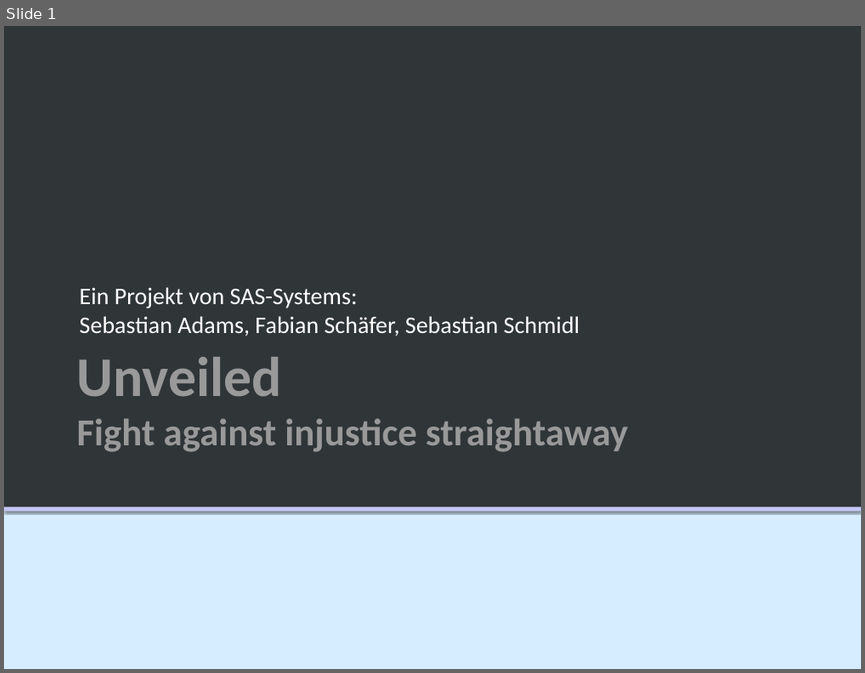
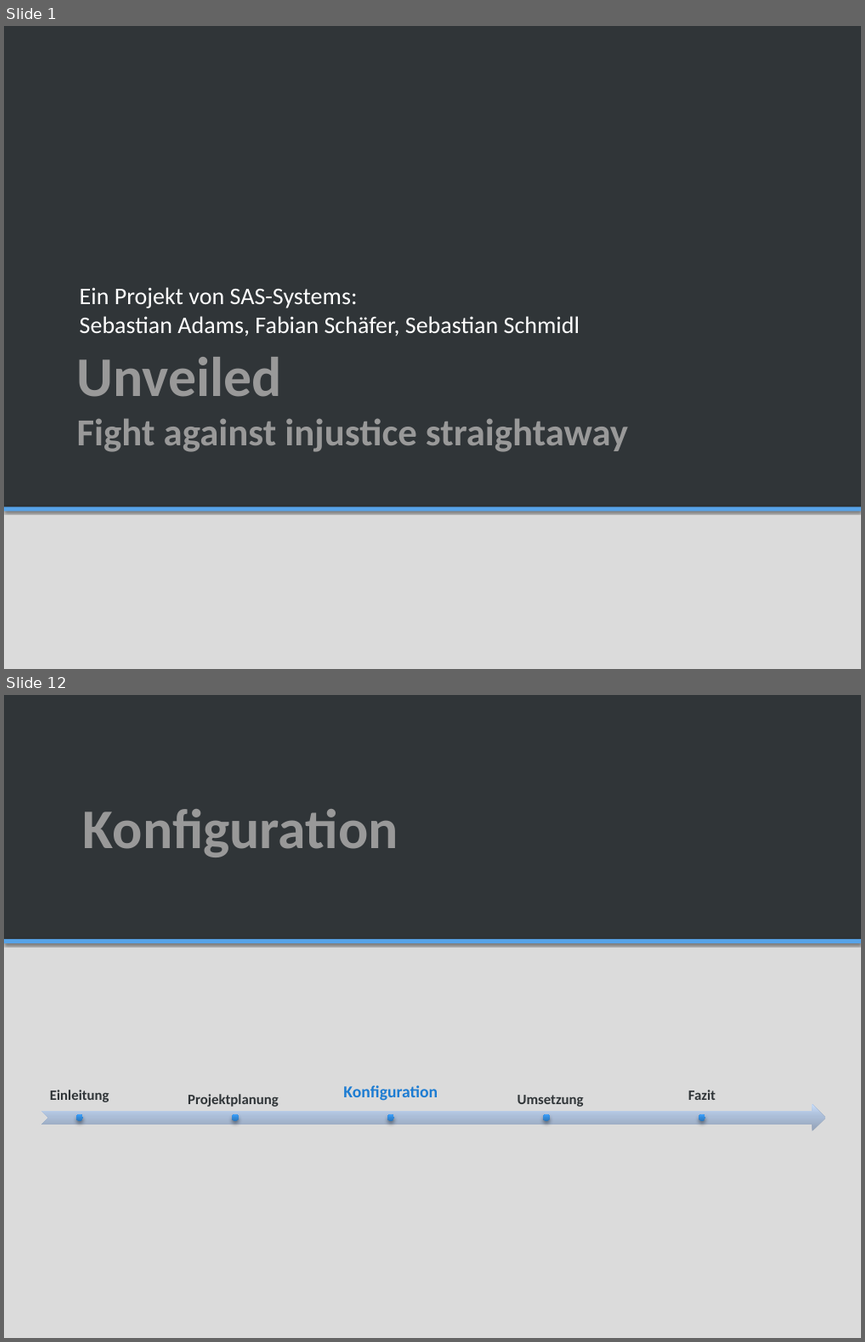
Before and after one commit to SAS-Systems/Unveiled-Documentation, a slide deck: Unveiled_MidtermPresentation.pptx. Shown one above the other, each under a label of ours: slide 1 before the commit, slides 1 and 12 after it; the slides between them are not shown. The pictures are 865x673 and 865x1342 pixels, drawn with LibreOffice and Linux fonts; fonts in the diff are those of the drawing; background and template pictures are left out. Boxes give left, top, right and bottom in pixels: in the first picture for what was removed or moved away, otherwise in the second. Text is boxed around its words. In the diff, an @@ line names an element or a change of style, - is before the commit and + after.

```diff
--- a/Unveiled_MidtermPresentation.pptx
+++ b/Unveiled_MidtermPresentation.pptx
@@ slide 12 added at box(4, 695, 861, 1338), background #DBDBDB; not listed: 1 template element that a slide beside it also shows @@
@@ rectangle added at box(4, 695, 861, 939), fill #303538 @@
@@ title added at box(83, 809, 398, 857), 47 pt, text #999999, bold @@
+Konfiguration
@@ rectangle added at box(4, 939, 861, 943), fill #57A3E8 @@
@@ group added at box(41, 1085, 826, 1130): 5 texts, 5 ellipses, 1 notched right arrow @@
+Einleitung
+Projektplanung
+Konfiguration
+Umsetzung
+Fazit
@@ slide 1 changed as well @@
@@ background #D6EDFF to #DBDBDB @@
@@ rectangle at box(4, 506, 861, 511): fill #C6C5F5 to #57A3E8 @@
```
Also in this commit, not shown: 1 other slide changed, 11 other slides added, 2 slides removed.
